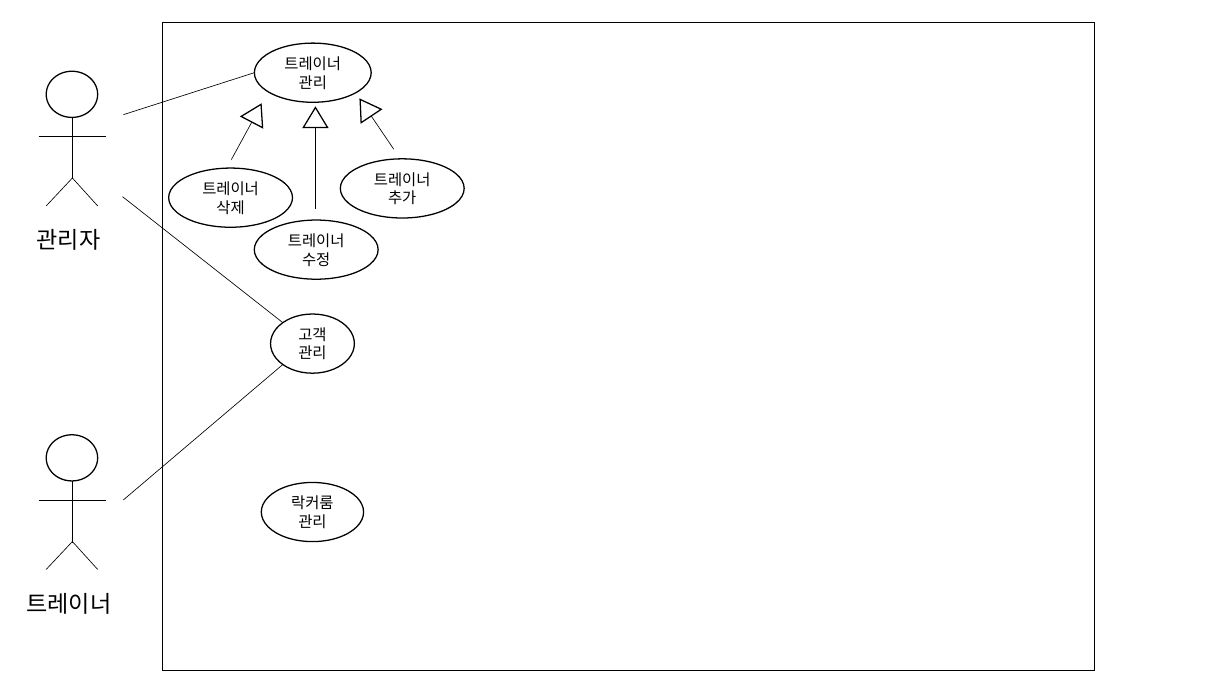
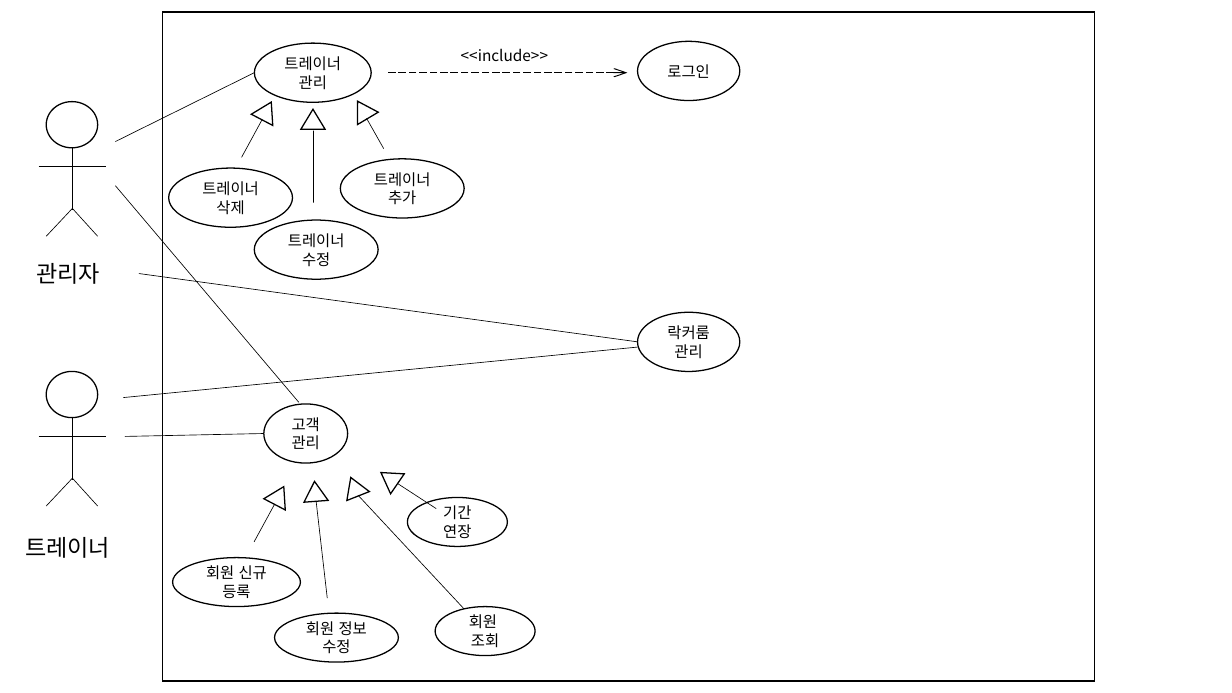
Before and after one commit to ohnchangmin/KB_study, a slide deck: slide 10 of C#/개인프로젝트/포트폴리오_GYM [자동 저장].pptx. Drawn at 1232x693 pixels with LibreOffice and Linux fonts; fonts in the diff are those of the drawing. Boxes give left, top, right and bottom in pixels: in the first picture for what was removed or moved away, otherwise in the second. Text is boxed around its words. In the diff, an @@ line names an element or a change of style, - is before the commit and + after.

```diff
--- a/C#/개인프로젝트/포트폴리오_GYM [자동 저장].pptx
+++ b/C#/개인프로젝트/포트폴리오_GYM [자동 저장].pptx
@@ rectangle: place and size @@
-rectangle at bbox=[163, 22, 1095, 670]
+rectangle at bbox=[163, 12, 1095, 681]
@@ text added at bbox=[461, 48, 548, 61], 12 pt, text #000000 @@
+<<include>>
@@ ellipse added at bbox=[638, 42, 740, 101], fill #FFFFFF, outline #000000 1 pt, 12 pt, text #000000 @@
+로그인
@@ line moved from (124, 115) - (254, 73) to (116, 141) - (254, 73) @@
@@ arrow added from (387, 73) to (628, 73), #000000 0.75 pt dashed @@
@@ flow chart extract: place and size @@
-flow chart extract at bbox=[241, 99, 271, 128]
+flow chart extract at bbox=[252, 96, 282, 125]
@@ flow chart extract at bbox=[348, 95, 379, 125]: rotation 326 to 329 degrees @@
@@ line moved from (372, 116) - (394, 149) to (367, 118) - (384, 149) @@
@@ line moved from (252, 122) - (231, 160) to (262, 120) - (241, 157) @@
@@ line moved from (315, 128) - (315, 209) to (313, 131) - (313, 202) @@
@@ 4 lines, 1 ellipse: place and size @@
-4 lines, 1 ellipse at bbox=[39, 71, 106, 206]
+4 lines, 1 ellipse at bbox=[39, 102, 106, 237]
@@ line moved from (123, 197) - (283, 323) to (116, 186) - (299, 402) @@
@@ text "관리자": place and size @@
-text "관리자" at bbox=[37, 229, 101, 250]
+text "관리자" at bbox=[36, 263, 100, 284]
@@ line added from (139, 274) to (638, 342), #000000 0.5 pt @@
@@ ellipse "락커룸": place and size @@
-ellipse "락커룸" at bbox=[262, 482, 364, 542]
+ellipse "락커룸" at bbox=[638, 312, 740, 372]
@@ line added from (124, 397) to (638, 348), #000000 0.5 pt @@
@@ ellipse "고객": place and size @@
-ellipse "고객" at bbox=[271, 314, 355, 373]
+ellipse "고객" at bbox=[264, 404, 348, 463]
@@ line moved from (124, 500) - (283, 365) to (125, 436) - (264, 433) @@
@@ 4 lines, 1 ellipse: place and size @@
-4 lines, 1 ellipse at bbox=[39, 435, 106, 569]
+4 lines, 1 ellipse at bbox=[39, 372, 106, 506]
@@ flow chart extract added at bbox=[340, 473, 370, 501], fill #FFFFFF, outline #000000 1 pt @@
@@ flow chart extract added at bbox=[374, 463, 404, 494], fill #FFFFFF, outline #000000 1 pt @@
@@ line added from (274, 505) to (254, 542), #000000 0.5 pt @@
@@ flow chart extract added at bbox=[264, 481, 294, 510], fill #FFFFFF, outline #000000 1 pt @@
@@ flow chart extract added at bbox=[302, 481, 328, 503], fill #FFFFFF, outline #000000 1 pt @@
@@ line added from (316, 502) to (327, 598), #000000 0.5 pt @@
@@ line added from (359, 495) to (464, 609), #000000 0.5 pt @@
@@ line added from (397, 483) to (436, 508), #000000 0.5 pt @@
@@ ellipse added at bbox=[408, 497, 507, 546], fill #FFFFFF, outline #000000 1 pt, 12 pt, text #000000 @@
+기간
+연장
@@ text "트레이너": place and size @@
-text "트레이너" at bbox=[26, 593, 111, 614]
+text "트레이너" at bbox=[25, 537, 110, 558]
@@ ellipse added at bbox=[173, 558, 300, 607], fill #FFFFFF, outline #000000 1 pt, 12 pt, text #000000 @@
+회원 신규
+등록
@@ ellipse added at bbox=[274, 614, 398, 663], fill #FFFFFF, outline #000000 1 pt, 12 pt, text #000000 @@
+회원 정보
+수정
@@ ellipse added at bbox=[435, 607, 535, 656], fill #FFFFFF, outline #000000 1 pt, 12 pt, text #000000 @@
+회원
+조회
```
Also in this commit, not shown: 20 other files.
